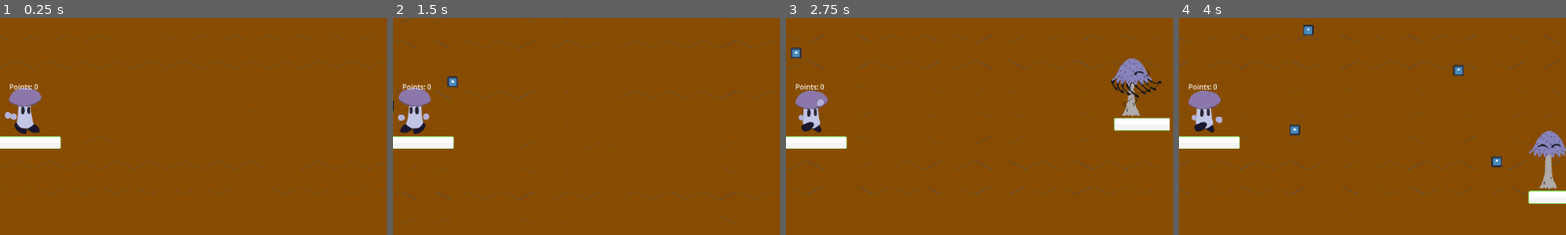
Above: before the commit, frames 1-4 (left to right).
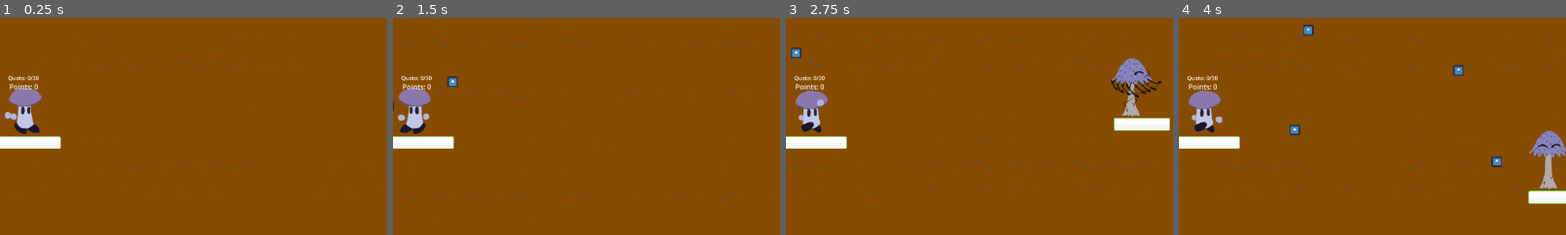
Above: after the commit, the same moments.

Repository: VideoJams/PixelGameJam2025
Game: Godot game, scene res://scenes/world.tscn
Same seed, same stepped clock (60 frames per second), same inputs: the game is played once before the commit and once after it. The engine's default icon, where the game draws it, is replaced by a stand-in: a white triangle on a blue panel in a dark square.
Inputs (mouse positions are % of the whole screen's width and height, from its top left):
- Up to frame 1 (0.25 s): no input
- Up to frame 2 (1.5 s): move the mouse to (72, 45) at 0.52 s; hold D (right) 0.53-1.28 s; click (72, 45) at 0.6 s; move the mouse to (30, 55) at 1.27 s; hold S (down) from 1.28 s (still down); click (30, 55) at 1.35 s
- Up to frame 3 (2.75 s): move the mouse to (60, 28) at 2.02 s; release S (down) at 2.03 s; hold D (right) from 2.03 s (still down); click (60, 28) at 2.1 s
- Up to frame 4 (4 s): move the mouse to (45, 70) at 2.77 s; release D (right) at 2.78 s; hold W (up) 2.78-3.53 s; click (45, 70) at 2.85 s; move the mouse to (80, 65) at 3.52 s; hold A (left) from 3.53 s (still down); click (80, 65) at 3.6 s
The pictures show only the part of the screen within x 47-97%, y 28-78%; the shares and areas given below are measured in that part.

The runs differ from the first frame. In frame 1, 0.1% of the frame differs, in the area x 2-11%, y 26-30%; in frame 2, 0.1%; in frame 3, 0.1%; in frame 4, 0.1%.

Commit message:
Add player growth quota

Diff:
--- a/Scenes/mushie.tscn
+++ b/Scenes/mushie.tscn
@@ -94,3 +94,13 @@
 text = "Points: 0"
 horizontal_alignment = 1
 vertical_alignment = 1
+
+[node name="Quota" type="Label" parent="Control"]
+layout_mode = 0
+offset_left = -77.0
+offset_top = -123.0
+offset_right = 76.0
+offset_bottom = -100.0
+text = "Quota: 0/30"
+horizontal_alignment = 1
+vertical_alignment = 1
--- a/Scripts/mushie.gd
+++ b/Scripts/mushie.gd
@@ -3,6 +3,10 @@
 @onready var pellet_scene: PackedScene = preload("res://Scenes/projectile_generic.tscn")
 @onready var points_UI = $Control/Points
 var points = 0
+var display_growth = 0
+var total_growth = 0
+var quota = 30
+var next_quota = 40
 @export var moveSpeed = 200.0
 @export var health = 50.0
 @export var damage = 10.0
@@ -44,6 +48,15 @@
 	$AnimatedSprite2D.flip_h = get_global_mouse_position().x < global_position.x
 	$HandSprite.look_at(get_global_mouse_position())
 
+func add_growth_quota(growth):
+	display_growth += growth
+	total_growth += growth
+	if display_growth >= quota:
+		display_growth = 0
+		quota = next_quota
+		next_quota += 10
+	$Control/Quota.text = "Quota: %d/%d" % [display_growth, quota]
+
 func gain_point():
 	points += 1
 	$Control/Points.text = "Points: %d" % points
--- a/Scripts/world.gd
+++ b/Scripts/world.gd
@@ -96,6 +96,7 @@
 
 	if current_linear_index < 4:
 		var new_linear_index: int = current_linear_index + growth_increase
+		mushie.add_growth_quota(growth_increase)
 
 		# At 4 (cap at 4), spawn tree
 		if new_linear_index >= 4:
